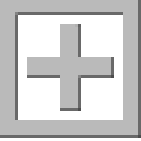
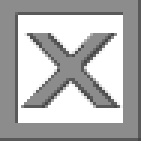
Layers edited between the first and the second 141x141 image:
added layer "x" in group "Group 1" over [21, 33, 123, 108]
added layer "Layer 6 copy" in group "Group 1" over [0, 0, 141, 141]
hid "Layer 6", painted on it over [0, 0, 141, 141]
